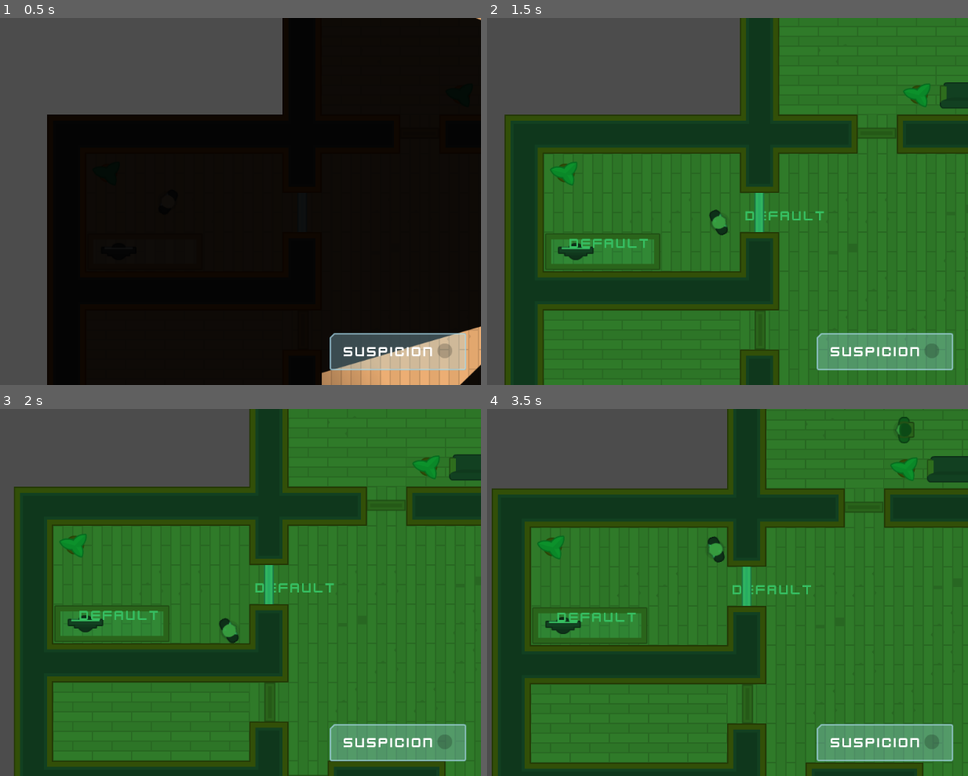
Above: before the commit, frames 1-4 (two rows, left to right).
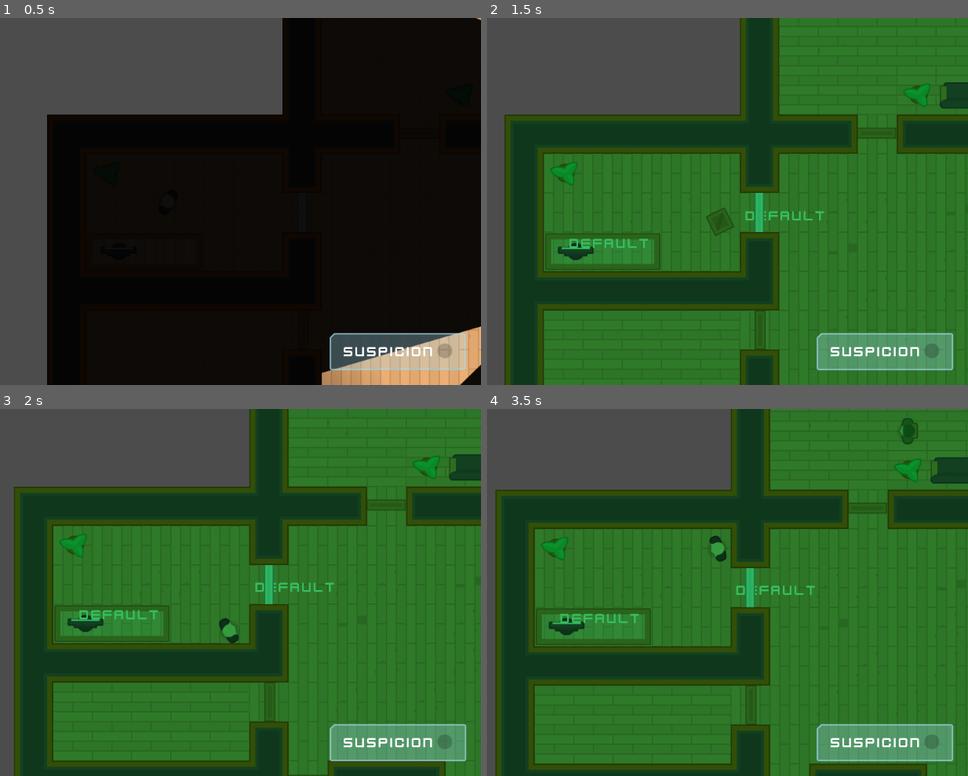
Above: after the commit, the same moments.

Repository: andrearomagnoli/godot-heist-meisters
Game: Godot game, scene res://Levels/Level1.tscn
The game is run twice, just before and just after one commit, with the same random seed, the same clock (stepped at 60 frames per second) and the same inputs.
Inputs (mouse positions are in pixels of both pictures, inside the frame that each line leads up to):
- Up to frame 1 (0.5 s): no input
- Up to frame 2 (1.5 s): tap Enter at 0.5 s; move the mouse to (790, 329) at 0.52 s; hold D (move_right) 0.53-1.28 s; tap E (toggle_disguise, bound only after the commit) at 0.6 s; click (790, 329) at 0.67 s; move the mouse to (895, 131) at 1.27 s; hold S (move_down) from 1.28 s (still down); tap F (toggle_vision_mode) at 1.35 s; click (895, 131) at 1.42 s
- Up to frame 3 (2 s): keep holding S (move_down); tap E (toggle_disguise, bound only after the commit) at 1.55 s
- Up to frame 4 (3.5 s): move the mouse to (756, 585) at 2.02 s; release S (move_down) at 2.03 s; hold D (move_right) 2.03-2.78 s; tap E (toggle_disguise, bound only after the commit) at 2.1, 2.85 s; click (756, 585) at 2.17 s; move the mouse to (563, 607) at 2.77 s; hold W (move_up) from 2.78 s (still down); click (563, 607) at 2.92 s

Frame 1 is identical in both runs. In frame 2, 0.2% of the frame differs, in the area x 45-52%, y 51-60%; in frame 3, 0.2%; in frame 4, 8.0%, in the area x 0-100%, y 0-100%.

Commit message:
Add box disguise

Diff:
--- /dev/null
+++ b/Characters/BoxCollider.tres
@@ -0,0 +1,4 @@
+[gd_resource type="RectangleShape2D" format=2]
+
+[resource]
+extents = Vector2( 18.1102, 18.0521 )
--- /dev/null
+++ b/Characters/BoxOccluder.tres
@@ -0,0 +1,4 @@
+[gd_resource type="OccluderPolygon2D" format=2]
+
+[resource]
+polygon = PoolVector2Array( -16.7625, -17.7184, 17.9433, -17.7184, 18.1102, 17.8217, -16.7625, 17.8217 )
--- /dev/null
+++ b/Characters/HumanCollider.tres
@@ -0,0 +1,5 @@
+[gd_resource type="CapsuleShape2D" format=2]
+
+[resource]
+radius = 13.8108
+height = 17.8028
--- /dev/null
+++ b/Characters/HumanOccluder.tres
@@ -0,0 +1,5 @@
+[gd_resource type="OccluderPolygon2D" format=2]
+
+[resource]
+cull_mode = 1
+polygon = PoolVector2Array( -9.93464, -18.4574, -6.4307, -21.4608, 2.82972, -21.3773, 6.16681, -18.0403, 7.16793, -13.8689, 8.25249, -7.61186, 10.1713, -3.94107, 12.257, -0.770834, 12.257, 1.39827, 9.92103, 4.65193, 8.33591, 8.07245, 7.6685, 12.7444, 7.25136, 15.6643, 5.08226, 19.4185, 1.99545, 21.4208, -6.68098, 21.5877, -9.10037, 19.502, -11.6866, 14.0792, -11.6032, 8.73987, -14.3563, 3.98452, -14.5231, -3.10679, -12.1037, -6.02675, -11.3529, -14.5363 )
--- a/Characters/Player.tscn
+++ b/Characters/Player.tscn
@@ -13,3 +13,4 @@
 
 [node name="CollisionShape2D" parent="." index="1"]
 visible = true
+position = Vector2( 0, 0 )
--- a/Characters/TemplateCharacter.tscn
+++ b/Characters/TemplateCharacter.tscn
@@ -2,14 +2,11 @@
 
 [ext_resource path="res://GFX/PNG/Man Red/manRed_stand.png" type="Texture" id=1]
 [ext_resource path="res://Characters/TemplateCharacter.gd" type="Script" id=2]
+[ext_resource path="res://Characters/HumanOccluder.tres" type="OccluderPolygon2D" id=3]
 
 [sub_resource type="CapsuleShape2D" id=1]
 radius = 13.8108
 height = 17.8028
-
-[sub_resource type="OccluderPolygon2D" id=2]
-cull_mode = 1
-polygon = PoolVector2Array( -9.93464, -18.4574, -6.4307, -21.4608, 2.82972, -21.3773, 6.16681, -18.0403, 7.16793, -13.8689, 8.25249, -7.61186, 10.1713, -3.94107, 12.257, -0.770834, 12.257, 1.39827, 9.92103, 4.65193, 8.33591, 8.07245, 7.6685, 12.7444, 7.25136, 15.6643, 5.08226, 19.4185, 1.99545, 21.4208, -6.68098, 21.5877, -9.10037, 19.502, -11.6866, 14.0792, -11.6032, 8.73987, -14.3563, 3.98452, -14.5231, -3.10679, -12.1037, -6.02675, -11.3529, -14.5363 )
 
 [node name="TemplateCharacter" type="KinematicBody2D"]
 script = ExtResource( 2 )
@@ -26,4 +23,4 @@
 shape = SubResource( 1 )
 
 [node name="LightOccluder2D" type="LightOccluder2D" parent="."]
-occluder = SubResource( 2 )
+occluder = ExtResource( 3 )
--- a/Player.gd
+++ b/Player.gd
@@ -1,15 +1,31 @@
 extends "res://Characters/TemplateCharacter.gd"
 
 var motion = Vector2()
+var disguised = false
 #var torch_on = true
+
+onready var sprite = $Sprite
+onready var collider = $CollisionShape2D
+onready var occluder = $LightOccluder2D
+
+onready var player_texture = load("res://GFX/PNG/Hitman 1/hitman1_stand.png")
+onready var box_texture = load("res://GFX/PNG/Tiles/tile_130.png")
+onready var human_occluder = load("res://Characters/HumanOccluder.tres")
+onready var human_collider = load("res://Characters/HumanCollider.tres")
+onready var box_occluder = load("res://Characters/BoxOccluder.tres")
+onready var box_collider = load("res://Characters/BoxCollider.tres")
+
 
 func _physics_process(delta):
 	update_movement()
 	motion = move_and_slide(motion)
 
+
 func _input(event):
 	vision_mode_toggle()
+	toggle_disguise()
 #	toggle_torch()
+
 
 func update_movement():
 
@@ -29,10 +45,36 @@
 	else:
 		motion.x = lerp(motion.x, 0.0, FRICTION)
 
+
 func vision_mode_toggle():
 	if Input.is_action_just_pressed("toggle_vision_mode"):
 		get_tree().call_group("Interface", "cycle_vision_mode")
 
+
+func toggle_disguise():
+	if Input.is_action_just_pressed("toggle_disguise"):
+		if disguised:
+			reveal()
+		else:
+			disguise()
+
+
+func reveal():
+	sprite.texture = player_texture
+	collider.shape = human_collider
+	occluder.occluder = human_occluder
+	disguised = false
+	collision_layer = 1
+
+
+func disguise():
+	sprite.texture = box_texture
+	collider.shape = box_collider
+	occluder.occluder = box_occluder
+	disguised = true
+	collision_layer = 16
+
+
 func toggle_torch():
 	if Input.is_action_just_pressed("toggle_torch"):
 		$Torch.enabled = !$Torch.enabled
--- a/project.godot
+++ b/project.godot
@@ -50,6 +50,11 @@
 "events": [ Object(InputEventKey,"resource_local_to_scene":false,"resource_name":"","device":0,"alt":false,"shift":false,"control":false,"meta":false,"command":false,"pressed":false,"scancode":70,"unicode":0,"echo":false,"script":null)
  ]
 }
+toggle_disguise={
+"deadzone": 0.5,
+"events": [ Object(InputEventKey,"resource_local_to_scene":false,"resource_name":"","device":0,"alt":false,"shift":false,"control":false,"meta":false,"command":false,"pressed":false,"scancode":69,"unicode":0,"echo":false,"script":null)
+ ]
+}
 
 [layer_names]
 
